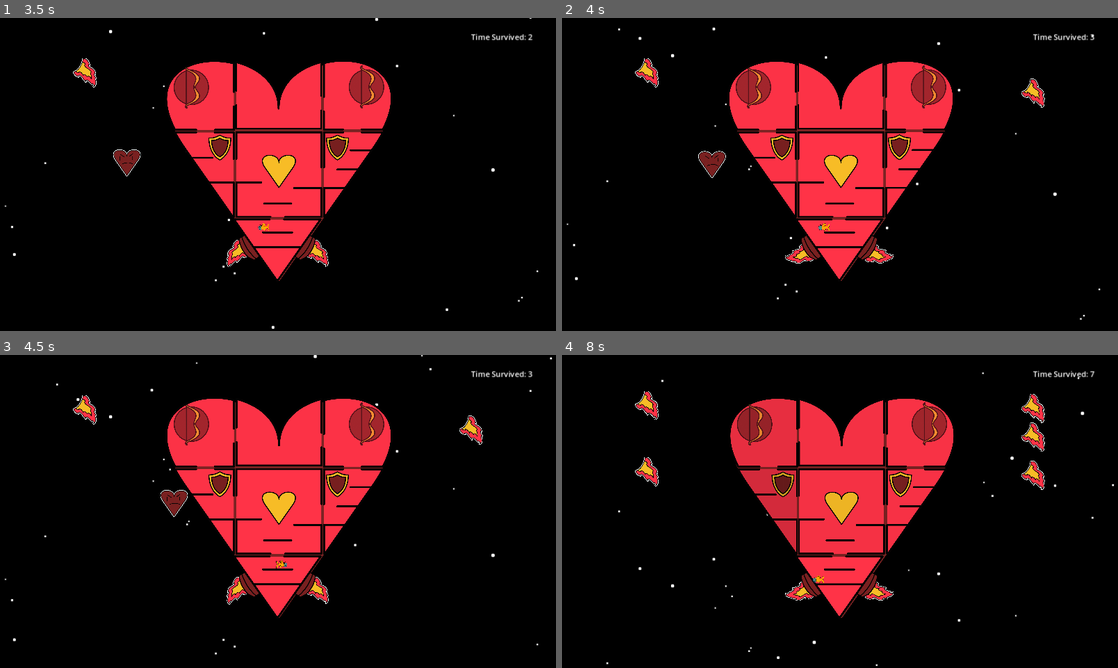
Above: before the commit, frames 1-4 (two rows, left to right).
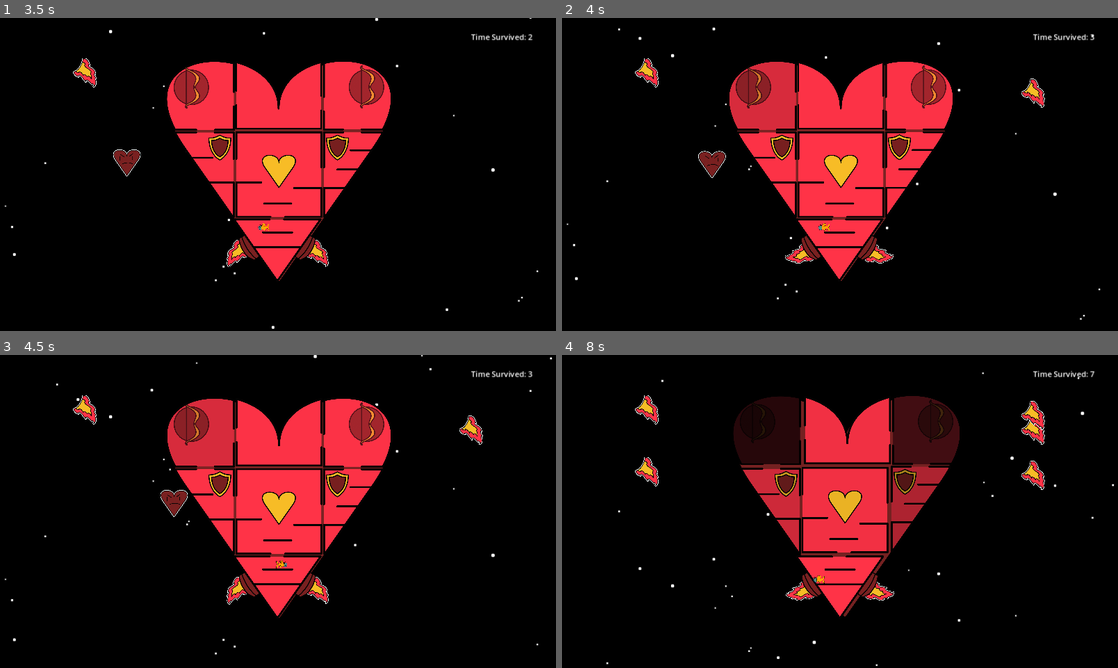
Above: after the commit, the same moments.

Repository: BreannaBre/GodotProject
Game: Godot game, scene res://scenes/main.tscn
Same seed, same stepped clock (60 frames per second), same inputs: the game is played once before the commit and once after it.
Inputs (mouse positions are in pixels of both pictures, inside the frame that each line leads up to):
- Up to frame 1 (3.5 s): click "Start" at 0.5 s; move the mouse to (400, 158) at 1.27 s; hold Right (Player1Right) 1.28-2 s; tap / (Player1Interact) at 1.35, 2.85 s; click (400, 158) at 1.42 s; tap Up (Player1Jump) at 1.52 s; drag from (166, 190) to (278, 174) at 2.02 s; move the mouse to (333, 105) at 2.77 s; hold Left (Player1Left) from 2.78 s (still down); click (333, 105) at 2.92 s
- Up to frame 2 (4 s): release Left (Player1Left) at 3.5 s; drag from (812, 237) to (751, 174) at 3.52 s
- Up to frame 3 (4.5 s): move the mouse to (444, 558) at 4.27 s; hold Right (Player1Right) from 4.28 s (still down); tap / (Player1Interact) at 4.35 s; click (444, 558) at 4.42 s
- Up to frame 4 (8 s): tap Up (Player1Jump) at 4.52, 7.52 s; release Right (Player1Right) at 5 s; drag from (673, 464) to (784, 483) at 5.02 s; move the mouse to (867, 511) at 5.77 s; hold Right (Player1Right) 5.78-6.5 s; tap / (Player1Interact) at 5.85, 7.35 s; click (867, 511) at 5.92 s; drag from (756, 433) to (934, 511) at 6.52 s; move the mouse to (962, 495) at 7.27 s; hold Left (Player1Left) from 7.28 s (still down); click (962, 495) at 7.42 s

Frame 1 is identical in both runs. In frame 2, 1.7% of the frame differs, in the area x 30-43%, y 14-36%; in frame 3, 1.7%; in frame 4, 9.9%, in the area x 13-87%, y 11-84%.

Commit message:
flame enemy

Diff:
--- /dev/null
+++ b/scenes/flame.tscn
@@ -0,0 +1,32 @@
+[gd_scene load_steps=4 format=3 uid="uid://dp4l85naudxer"]
+
+[ext_resource type="Script" path="res://src/flame.gd" id="1_0no6i"]
+[ext_resource type="Texture2D" uid="uid://bif3xo5npfras" path="res://assets/misc/fire_frame_1.svg" id="2_oxtko"]
+
+[sub_resource type="RectangleShape2D" id="RectangleShape2D_5xuxj"]
+size = Vector2(20, 15)
+
+[node name="Flame" type="Node2D"]
+script = ExtResource("1_0no6i")
+
+[node name="Body" type="RigidBody2D" parent="."]
+unique_name_in_owner = true
+collision_layer = 32
+collision_mask = 8
+gravity_scale = 0.0
+contact_monitor = true
+max_contacts_reported = 1
+
+[node name="CollisionShape2D" type="CollisionShape2D" parent="Body"]
+position = Vector2(1, -2.5)
+shape = SubResource("RectangleShape2D_5xuxj")
+
+[node name="Arrow" type="Sprite2D" parent="Body"]
+z_index = 8
+z_as_relative = false
+position = Vector2(-1, -2)
+rotation = -0.706717
+scale = Vector2(0.0617284, 0.05)
+texture = ExtResource("2_oxtko")
+
+[connection signal="body_entered" from="Body" to="." method="_on_body_entered"]
--- a/scenes/heart_burn.tscn
+++ b/scenes/heart_burn.tscn
@@ -23,3 +23,5 @@
 
 [node name="Shape" type="CollisionShape2D" parent="Body"]
 shape = SubResource("CircleShape2D_tc5fp")
+
+[connection signal="body_entered" from="Body" to="." method="_on_body_entered"]
--- a/src/arrow.gd
+++ b/src/arrow.gd
@@ -2,19 +2,8 @@
 extends Node2D
 
 var body: RigidBody2D
-var angle: float
-var pos
-const ARROW_SPEED: float = 500
 
 func _ready() -> void:
 	var body_unsafe := get_node("%Body")
 	assert(body_unsafe is RigidBody2D, "Somebody's been mucking with the arrow nodes")
 	body = body_unsafe as RigidBody2D
-
-func set_trans(new_angle: float, pos: Vector2) -> void:
-	body.transform = Transform2D(new_angle, pos)
-	angle = new_angle
-
-func fire() -> void:
-	body.transform
-	body.linear_velocity = Vector2(ARROW_SPEED, 0).rotated(angle)
--- a/src/enemy.gd
+++ b/src/enemy.gd
@@ -4,13 +4,11 @@
 var target := Vector2(0,0)
 var body: RigidBody2D
 
-# This sets up defaults for the RigidBody2D, so make sure body has been
-# properly assigned!
 func default_ready() -> void:
 	body.gravity_scale = 0
 	body.lock_rotation = true
 	body.collision_layer = 0b0000_0100
-	body.collision_mask  = 0b0001_1100
+	body.collision_mask  = 0b0001_1000
 	add_to_group("enemies")
 
 func set_target(new_target: Vector2) -> void:
--- /dev/null
+++ b/src/flame.gd
@@ -0,0 +1,16 @@
+class_name Flame
+extends Node2D
+
+var body: RigidBody2D
+const DAMAGE := 10.0
+
+func _ready() -> void:
+	var body_unsafe := get_node("%Body")
+	assert(body_unsafe is RigidBody2D, "Somebody's been mucking with the flame nodes")
+	body = body_unsafe as RigidBody2D
+
+func _on_body_entered(other: Node) -> void:
+	var room = other.get_parent()
+	assert(room is Room, "Collided with something that's not a room")
+	room.damage(DAMAGE)
+	queue_free()
--- a/src/gunnery.gd
+++ b/src/gunnery.gd
@@ -37,7 +37,7 @@
 		var new_rotation := body.transform.origin.angle_to_point(target)
 		gun_picture.transform = Transform2D(new_rotation, GUN_SCALE, 0, Vector2(0,0))
 
-func fire(new_target: Vector2) -> void:
+func fire(_new_target: Vector2) -> void:
 	if not powered:
 		return
 
--- a/src/heart_burn.gd
+++ b/src/heart_burn.gd
@@ -7,12 +7,34 @@
 const EXPLODE_FORCE := 1
 const DAMAGE_MULT := 0.1
 const STOP_DIST = 500
+const PROJ_TIMER := 1.0
+var accumulator := 0.0
+
+const FLAME := preload("res://scenes/flame.tscn")
+const FLAME_SPEED := 500.0
+const RANGE_SQUARED := 2000.0 * 2000.0
+var flames: Array[Flame]
 
 func _ready() -> void:
 	var body_unsafe := get_node("%Body")
 	assert(body_unsafe is RigidBody2D, "Somebody's been mucking with the heart burn nodes")
 	body = body_unsafe as RigidBody2D
 	default_ready()
+
+func _process(_delta: float) -> void:
+	accumulator += _delta
+	if (accumulator > PROJ_TIMER):
+		accumulator = 0
+		shoot_projectile()
+	var new_flames: Array[Flame]
+	for flame in flames:
+		if flame == null:
+			continue
+		if body.global_position.distance_squared_to(flame.body.global_position) > RANGE_SQUARED:
+			flame.queue_free()
+		else:
+			new_flames.append(flame)
+	flames = new_flames
 
 func _physics_process(_delta: float) -> void:
 	# I would comment what this code does, but honestly vector math confuses me.
@@ -35,3 +57,14 @@
 		force += heading.rotated(0.5 * PI) * TURN
 
 	body.apply_central_force(force)
+
+func shoot_projectile() -> void:
+	var new_flame := FLAME.instantiate() as Flame
+	add_child(new_flame)
+	var angle := body.transform.origin.angle_to_point(target)
+	new_flame.body.transform = Transform2D(angle, body.position)
+	new_flame.body.linear_velocity = Vector2(FLAME_SPEED, 0).rotated(angle)
+	flames.append(new_flame)
+
+func _on_body_entered(_other: Node) -> void:
+	queue_free()
--- a/src/thruster.gd
+++ b/src/thruster.gd
@@ -37,5 +37,5 @@
 		impulse += Vector2(shake_dir, 0)
 	body.apply_impulse(impulse)
 
-func damage(amount: float) -> void:
+func damage(_amount: float) -> void:
 	pass
